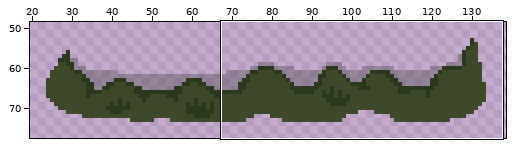
One commit to this pixel-art file: OpenGL/Content/images/menu_button_0.aseprite. The picture above shows the old version from afar; the outline marks the close-up.
Close-up. Earlier state:
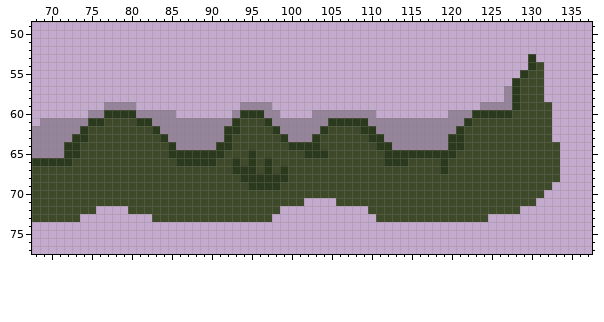
160x96 pixels, 1 frame. Shown: x 68..137, y 49..77. The wide view leaves out empty margins.
And afterwards:
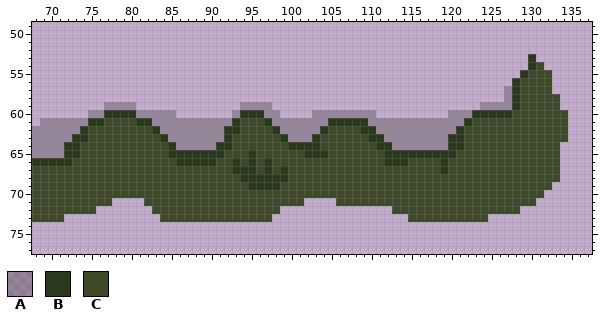
Palette (. is transparent): A #39393956  B #2a381b  C #3e492a
The edit:
--- layer "Layer 10"
@@ x 130..136 @@
 54 BC.....
-55 CC.....
-56 CC.....
-57 CC.....
-58 CC.....
-59 CCC....
-60 CCC....
-61 CCC....
-62 CCC....
-63 CCC....
+55 CCC....
+56 CCC....
+57 CCC....
+58 CCCC...
+59 CCCC...
+60 CCCCC..
+61 CCCCC..
+62 CCCCC..
+63 CCCCC..
 64 CCCC...
@@ x 70..116 @@
 70 CCCCCCCCCCCCCCCCCCCCCCCCCCCCCCCCCCCCCCCCCCCCCCC
-71 CCCCCCCCCCCCCCCCCCCCCCCCCCCCCCCC....CCCCCCCCCCC
-72 CCCCCC....CCCCCCCCCCCCCCCCCCC...........CCCCCCC
-73 CCCC.........CCCCCCCCCCCCCCC.............CCCCCC
+71 CCCCCCCC....CCCCCCCCCCCCCCCCCCCC....CCCCCCCCCCC
+72 CCCCCC.......CCCCCCCCCCCCCCCC..............CCCC
+73 CC............CCCCCCCCCCCCCC.................CC
 74 ...............................................
Boxes around the changes in both close-ups, in picture pixels (x1, y1, x2, y2):
added: (544, 70, 568, 142)
erased: (112, 198, 160, 222)
erased: (368, 206, 408, 222)
erased: (64, 214, 80, 222)
